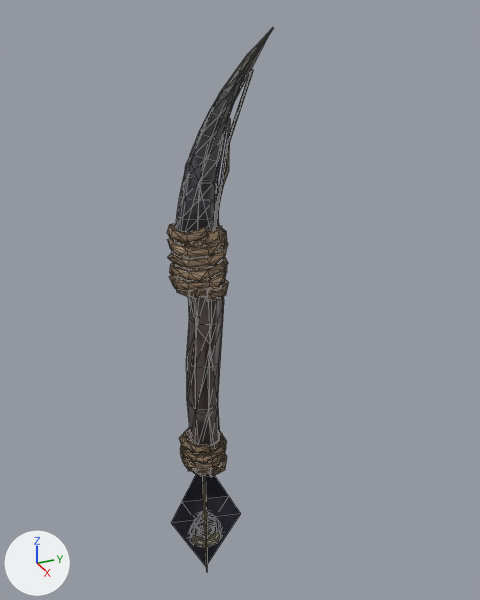
The glTF model art/monster_gear/wpn_crow_beak_awl.glb, before and after one commit.
One viewpoint serves both versions: a camera (50 mm lens) standing at (0.251, -0.093, 0.144) and looking at (-0.007, 0.023, 0.015). Every picture has the same lights, and +X, +Y and +Z are marked at lower left. The older version comes first. Mesh edges are drawn as thin lines.

Names of what the first picture shows: 'wpn_crow_beak_awl', 'wpn_crow_beak_awl_lod1', 'wpn_crow_beak_awl_worn'.
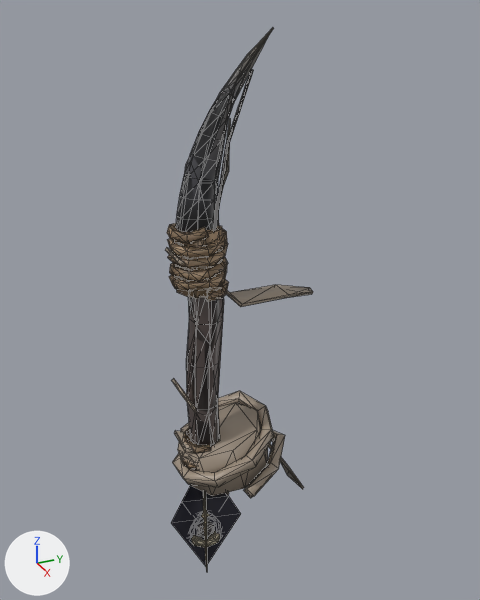
Boxes [x1, y1, x2, y2] around the edits, measured in the pictures (480 x 600 px; the box of a moved part takes in the faces that stretch with it):
'wpn_crow_beak_awl_worn', reshaped
    before: [176, 73, 245, 509]
    after: [165, 86, 313, 509]
part 1 of me_wpn_crow_beak_awl_worn, added (brown)
    after: [172, 391, 285, 498]
part 2 of me_wpn_crow_beak_awl_worn, added
    after: [165, 248, 313, 307]
part 3 of me_wpn_crow_beak_awl_worn, added
    after: [172, 378, 229, 495]
part 4 of me_wpn_crow_beak_awl_worn, added
    after: [174, 430, 304, 489]
part 5 of me_wpn_crow_beak_awl_worn, added (brown)
    after: [178, 403, 268, 496]
part 6 of me_wpn_crow_beak_awl_worn, moved or reshaped
    before: [220, 73, 245, 120]
    after: [220, 86, 240, 146]
part 7 of me_wpn_crow_beak_awl_worn, edited (looks the same)
    both: [176, 91, 235, 509]

Diff of the bpy script that builds the scene:
```diff
--- a/art/monster_gear/wpn_crow_beak_awl.glb.py
+++ b/art/monster_gear/wpn_crow_beak_awl.glb.py
@@ me_wpn_crow_beak_awl_worn @@
 # used by ob_wpn_crow_beak_awl_worn; location = (0.0, 0.0, 0.0)
-me_wpn_crow_beak_awl_worn.from_pydata(...)  # 491 vertices, 940 faces; spans x -0.013..0.013, y -0.013..0.025, z -0.114..0.118
+me_wpn_crow_beak_awl_worn.from_pydata(...)  # 622 vertices, 1182 faces; spans x -0.024..0.026, y -0.014..0.06, z -0.114..0.113
+# me_wpn_crow_beak_awl_worn part 1: a new loose piece of 56 vertices spanning x -0.024..0.026, y -0.014..0.044, z -0.076..-0.043, in mat_opaque
+# me_wpn_crow_beak_awl_worn part 2: a new loose piece of 20 vertices spanning x -0.008..0.008, y -0.012..0.06, z 0.014..0.046, in mat_opaque
+# me_wpn_crow_beak_awl_worn part 3: a new loose piece of 20 vertices spanning x -0.008..0.008, y -0.012..0.011, z -0.086..-0.019, in mat_opaque
+# me_wpn_crow_beak_awl_worn part 4: a new loose piece of 20 vertices spanning x -0.008..0.008, y -0.012..0.054, z -0.095..-0.049, in mat_opaque
+# me_wpn_crow_beak_awl_worn part 5: a new loose piece of 16 vertices spanning x -0.018..0.018, y -0.013..0.035, z -0.078..-0.043, in mat_opaque
+# me_wpn_crow_beak_awl_worn part 6
+# 6 vertices are removed from x -0.001..0.001, y 0.018..0.022, z 0.116..0.118
+# 22 faces are deleted
+# 5 vertices move from x -0.001..0.003, y 0.018..0.025, z 0.107..0.118 to x -0.001..0.004, y 0.014..0.019, z 0.104..0.113
+# 5 vertices are added at (-0.002, 0.016, 0.108), (0.002, 0.016, 0.108), (-0.002, 0.015, 0.11), (0.001, 0.014, 0.113), (0.002, 0.015, 0.11)
+# 20 new faces join them
+# me_wpn_crow_beak_awl_worn part 7: 917 kept faces spanning x -0.013..0.013, y -0.013..0.019, z -0.114..0.113 get new vertex colours; the middle colour goes from beige #a68c6f to brown #807161
 me_wpn_crow_beak_awl_worn.materials.append(mat_opaque)
```
